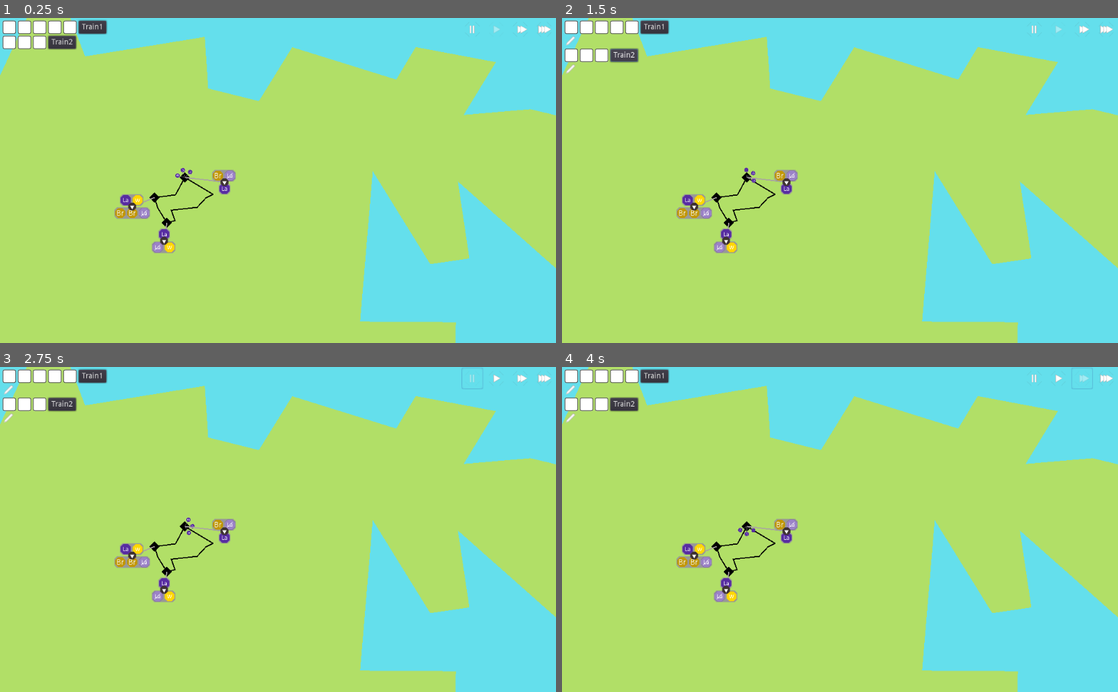
Above: before the commit, frames 1-4 (two rows, left to right).
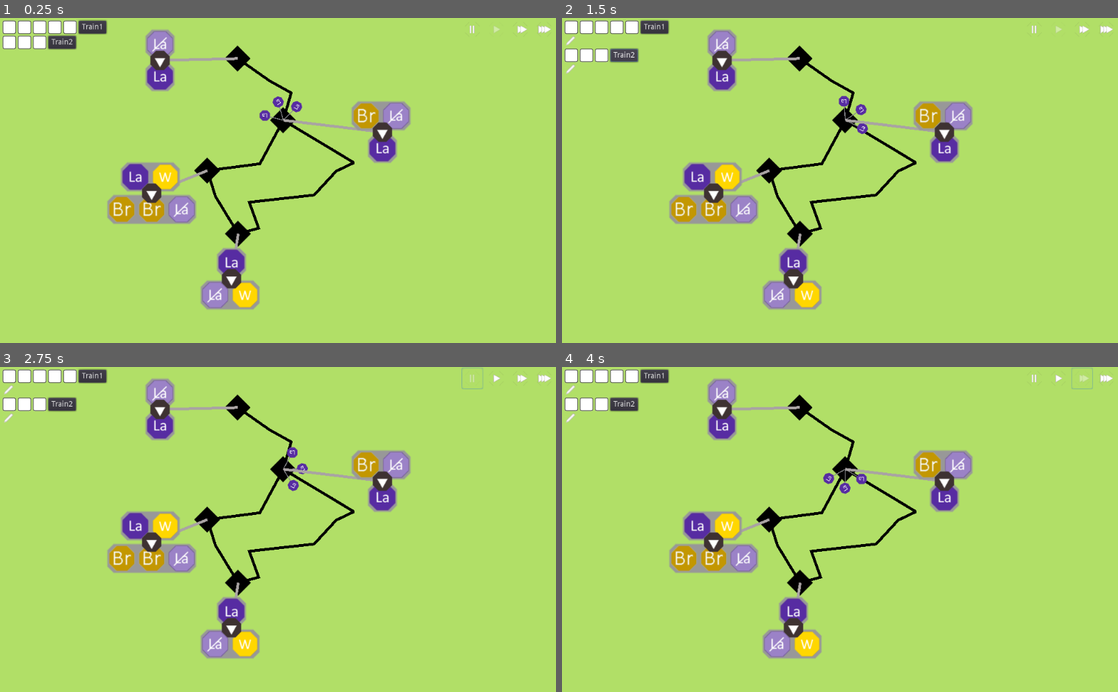
Above: after the commit, the same moments.

Repository: LeBoku/supply-chained
Game: Godot game, scene res://Game.tscn
Same seed, same stepped clock (60 frames per second), same inputs: the game is played once before the commit and once after it.
Inputs (mouse positions are in pixels of both pictures, inside the frame that each line leads up to):
- Up to frame 1 (0.25 s): no input
- Up to frame 2 (1.5 s): click "Train1" at 0.5 s; click "Train2" at 1.25 s
- Up to frame 3 (2.75 s): click (472, 380) at 2 s
- Up to frame 4 (4 s): click (1056, 380) at 2.75 s; click (1084, 380) at 3.5 s

The runs differ from the first frame. In frame 1, 33% of the frame differs, in the area x 0-100%, y 0-100%; in frame 2, 33%; in frame 3, 33%; in frame 4, 33%.

Commit message:
added foraging in forest node

Diff:
--- a/supply-chained/Game.tscn
+++ b/supply-chained/Game.tscn
@@ -111,6 +111,19 @@
 requires = PoolStringArray( "labor-exhausted", "bread" )
 produces = PoolStringArray( "labor" )
 
+[node name="Rail8" parent="Map" instance=ExtResource( 3 )]
+points = PoolVector2Array( 104.732, 175.625, 116.916, 183.218, 124.862, 187.632, 121.683, 196.814 )
+
+[node name="Forest" parent="Map" instance=ExtResource( 2 )]
+position = Vector2( 105.185, 174.97 )
+initial_storage = PoolStringArray( "", "", "", "", "", "" )
+
+[node name="Gathering" parent="Map/Forest" instance=ExtResource( 8 )]
+position = Vector2( -28.6437, 0.683695 )
+requires = PoolStringArray( "labor-exhausted" )
+produces = PoolStringArray( "labor" )
+time = 30
+
 [node name="Rail1" parent="Map" instance=ExtResource( 3 )]
 position = Vector2( 0.209976, 0 )
 points = PoolVector2Array( 133.774, 224.663, 109.218, 228.032, 112.665, 237.596, 104.667, 239 )
@@ -167,9 +180,9 @@
 cargo = PoolStringArray( "", "", "" )
 
 [node name="Camera" type="Camera2D" parent="."]
-position = Vector2( 207.721, 200.594 )
+position = Vector2( 120, 220 )
 current = true
-zoom = Vector2( 0.5, 0.5 )
+zoom = Vector2( 0.2, 0.2 )
 limit_left = -500
 limit_top = -100
 limit_right = 1500
--- a/supply-chained/router/Route.gd
+++ b/supply-chained/router/Route.gd
@@ -10,7 +10,7 @@
 var steps: Array = []
 var repeats = true
 
-var carrier: Carrier
+var carrier: CargoStorage
 var active = false
 var editing = false
 var exchange_time = 1
@@ -29,7 +29,7 @@
 
 	emit_signal("changed")
 
-func add_carrier(carrier: Carrier, clear_temp_route = true):
+func add_carrier(carrier: CargoStorage, clear_temp_route = true):
 	self.carrier = carrier
 	carrier.update_route(self, clear_temp_route)
 	return self
--- a/supply-chained/router/hud/RouteHud.tscn
+++ b/supply-chained/router/hud/RouteHud.tscn
@@ -3,7 +3,9 @@
 [ext_resource path="res://router/hud/RouteHud.gd" type="Script" id=1]
 [ext_resource path="res://util/icons/pause.png" type="Texture" id=2]
 
-[node name="CurrentRoute" type="HBoxContainer"]
+[node name="Route" type="HBoxContainer"]
+margin_right = 36.0
+margin_bottom = 20.0
 script = ExtResource( 1 )
 __meta__ = {
 "_edit_use_anchors_": false
